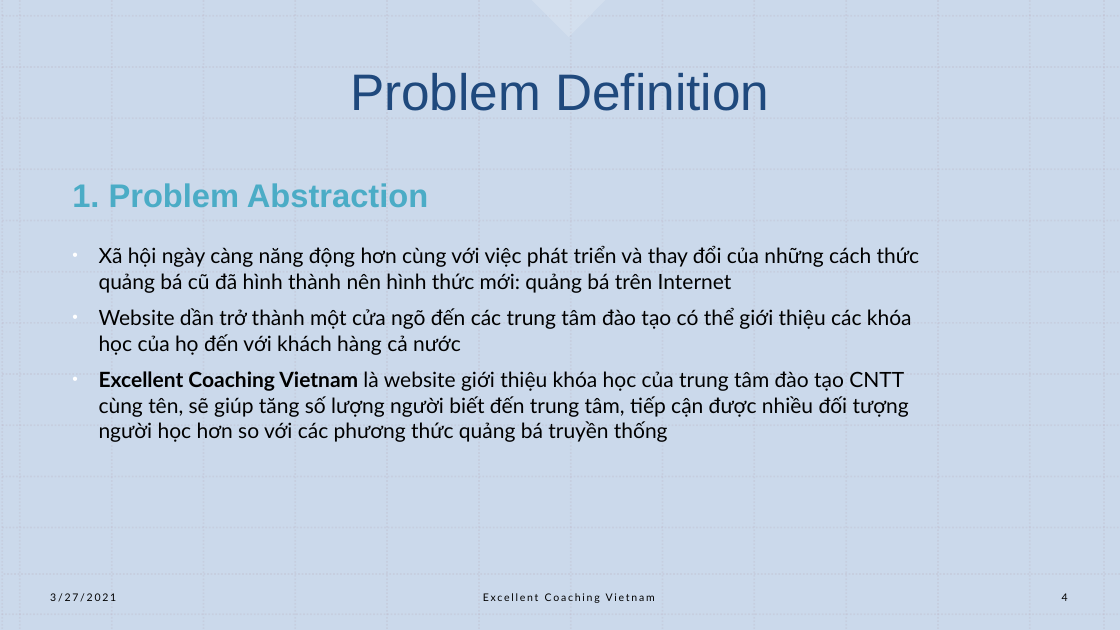
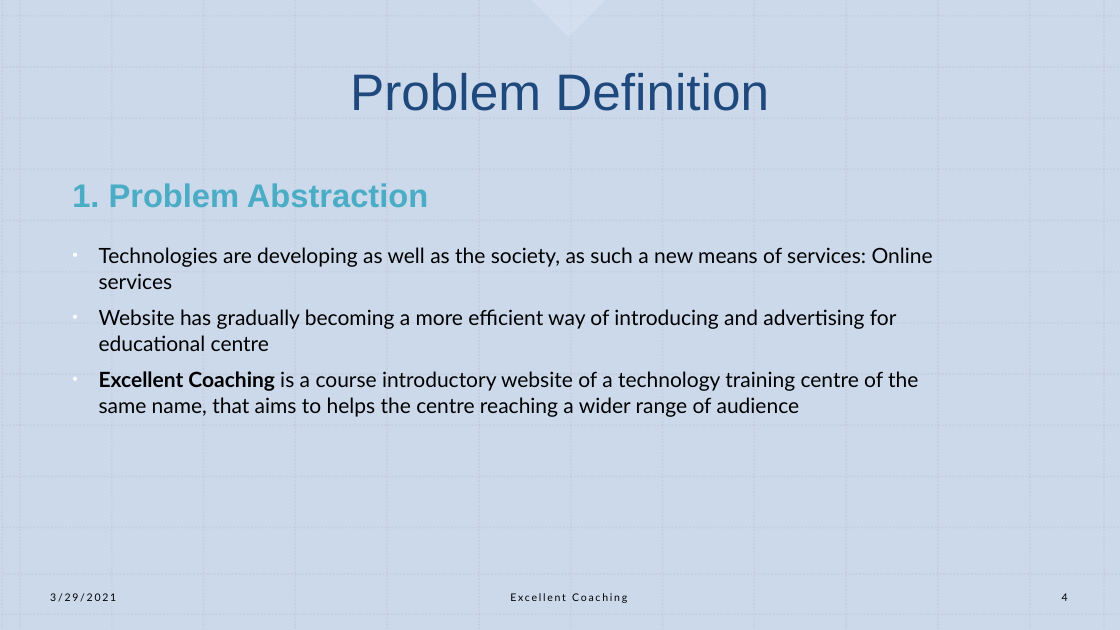
Before and after one commit to remichan97/excellent-coaching, a slide deck: slide 4 of documentation/Excellent Coaching Vietnam.pptx. Drawn at 1120x630 pixels with LibreOffice and Linux fonts; fonts in the diff are those of the drawing. Boxes give left, top, right and bottom in pixels: in the first picture for what was removed or moved away, otherwise in the second. Text is boxed around its words. In the diff, an @@ line names an element or a change of style, - is before the commit and + after.

Commit message:
chuyển toàn bộ giao diện website sang tiếng Anh

```diff
--- a/documentation/Excellent Coaching Vietnam.pptx
+++ b/documentation/Excellent Coaching Vietnam.pptx
@@ text at (99,247,933,417): text changed @@
-• Xã hội ngày càng năng động hơn cùng với việc phát triển và thay đổi của những cách thức quảng bá cũ đã hình thành nên hình thức mới: quảng bá trên Internet
-• Website dần trở thành một cửa ngõ đến các trung tâm đào tạo có thể giới thiệu các khóa học của họ đến với khách hàng cả nước
-• Excellent Coaching Vietnam là website giới thiệu khóa học của trung tâm đào tạo CNTT cùng tên, sẽ giúp tăng số lượng người biết đến trung tâm, tiếp cận được nhiều đối tượng người học hơn so với các phương thức quảng bá truyền thống
+• Technologies are developing as well as the society, as such a new means of services: Online services
+• Website has gradually becoming a more efficient way of introducing and advertising for educational centre
+• Excellent Coaching is a course introductory website of a technology training centre of the same name, that aims to helps the centre reaching a wider range of audience
@@ text at (50,593,116,602): text changed @@
-3/27/2021
+3/29/2021
@@ text at (510,593,627,603): text changed @@
-Excellent Coaching Vietnam
+Excellent Coaching
```
Also in this commit, not shown: 18 other slides changed, 54 other files.
